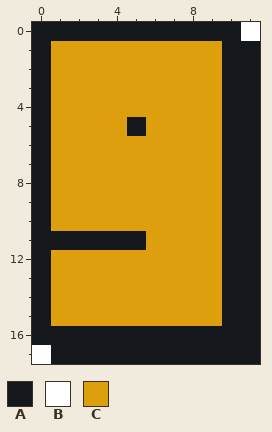
Two states of a pixel-art sprite, assets/sprites/9.png. The first picture shows the starting point.
The file is 24x36 pixels, drawn in blocks of 2x2; one block is one cell here.
Palette (. is transparent): A #14181c  B #ffffff  C #de9f0e
Pixels before, first column x 0:
 0 AAAAAAAAAAAB
 1 ACCCCCCCCCAA
 2 ACCCCCCCCCAA
 3 ACCCCCCCCCAA
 4 ACCCCCCCCCAA
 5 ACCCCACCCCAA
 6 ACCCCCCCCCAA
 7 ACCCCCCCCCAA
 8 ACCCCCCCCCAA
 9 ACCCCCCCCCAA
10 ACCCCCCCCCAA
11 AAAAAACCCCAA
12 ACCCCCCCCCAA
13 ACCCCCCCCCAA
14 ACCCCCCCCCAA
15 ACCCCCCCCCAA
16 AAAAAAAAAAAA
17 BAAAAAAAAAAA
Once edited:
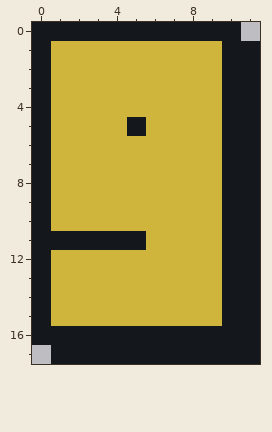
Changes in this commit:
colour C: #de9f0e -> #cfb53b
Changed rows in their new state; - is a pixel that keeps its letter.
first column x 11:
 0 .
first column x 0:
17 .
